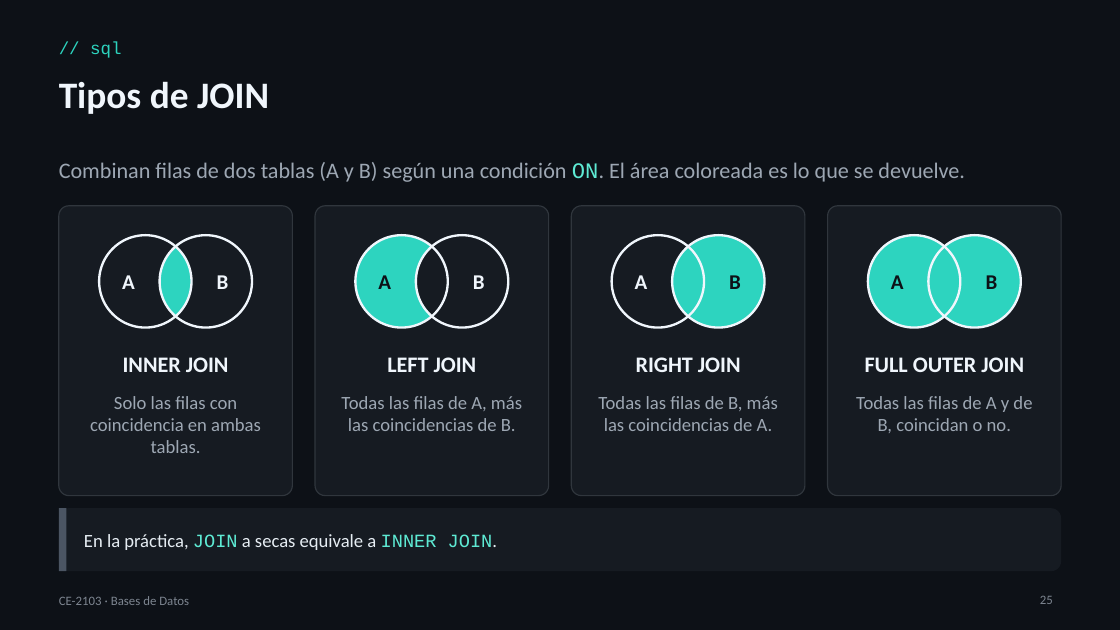
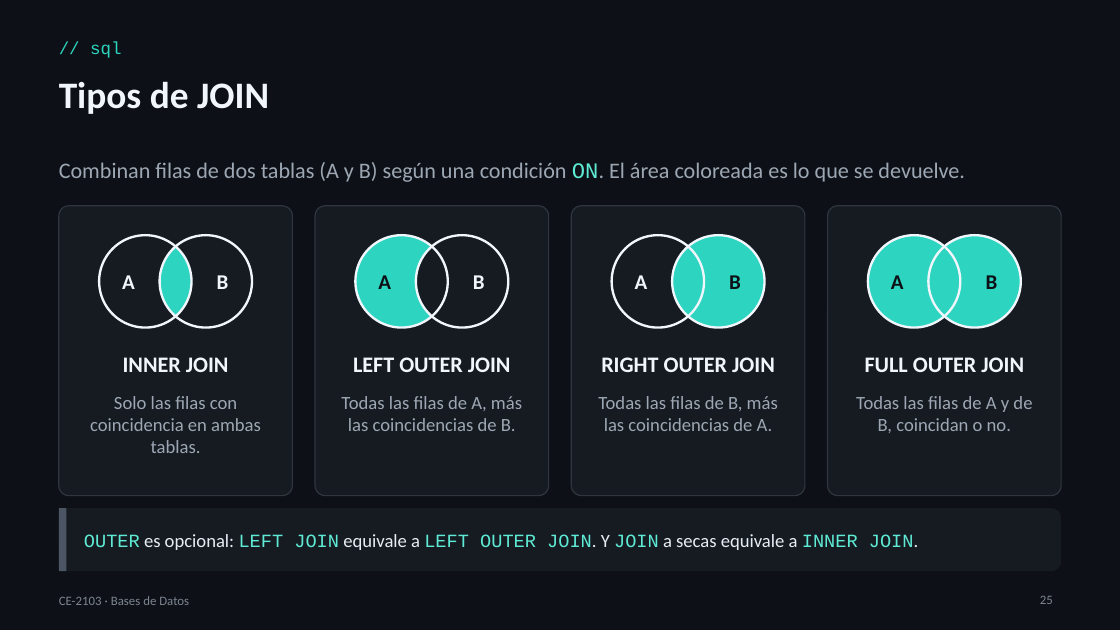
Before and after one commit to itcr-computer-engineering/data-structures-and-algorithms, a slide deck: slide 25 of presentaciones/ce-2103/Lección 08 - Bases de Datos.pptx. Drawn at 1120x630 pixels with LibreOffice and Linux fonts; fonts in the diff are those of the drawing. Boxes give left, top, right and bottom in pixels: in the first picture for what was removed or moved away, otherwise in the second. Text is boxed around its words. In the diff, an @@ line names an element or a change of style, - is before the commit and + after.

```diff
--- a/presentaciones/ce-2103/Lección 08 - Bases de Datos.pptx
+++ b/presentaciones/ce-2103/Lección 08 - Bases de Datos.pptx
@@ text at [353, 357, 511, 372]: text changed @@
-LEFT JOIN
+LEFT OUTER JOIN
@@ text at [601, 357, 775, 372]: text changed @@
-RIGHT JOIN
+RIGHT OUTER JOIN
@@ text at [84, 534, 918, 550]: text changed; font Calibri to Courier New; text colour #E6EDF3 to #5EEAD4 @@
-En la práctica, JOIN a secas equivale a INNER JOIN.
+OUTER es opcional: LEFT JOIN equivale a LEFT OUTER JOIN. Y JOIN a secas equivale a INNER JOIN.
```
Also in this commit, not shown: 2 other slides changed, 8 slides added, 4 other files.
